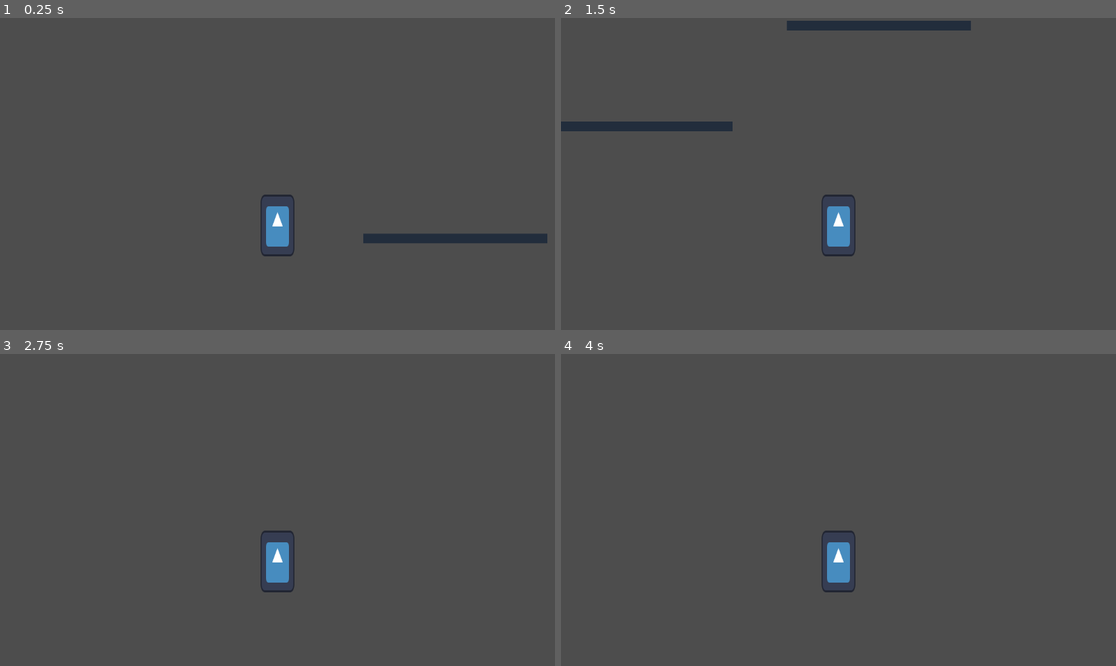
Above: before the commit, frames 1-4 (two rows, left to right).
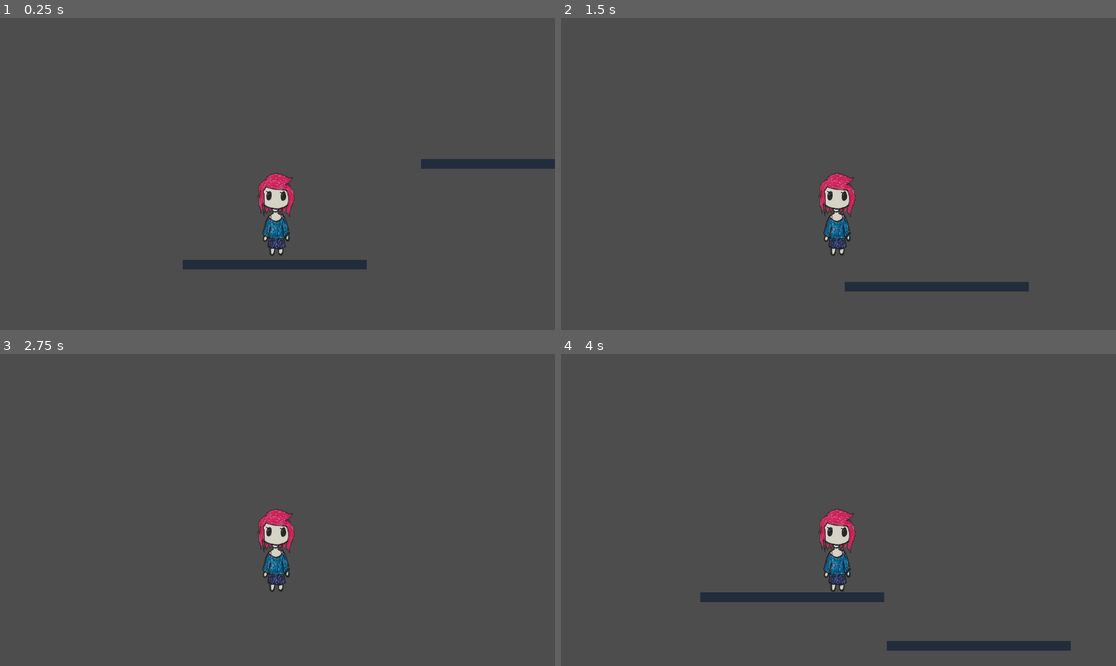
Above: after the commit, the same moments.

Repository: avalynnw/cryptic_dreams
Game: Godot game, scene res://scenes/world.tscn
Same seed, same stepped clock (60 frames per second), same inputs: the game is played once before the commit and once after it. The engine's default icon, where the game draws it, is replaced by a stand-in: a white triangle on a blue panel in a dark square.
Inputs:
- Up to frame 1 (0.25 s): no input
- Up to frame 2 (1.5 s): hold D (move_right) from 0.53 s (still down); tap Space (jump) at 0.6, 0.77, 1.07, 1.35 s
- Up to frame 3 (2.75 s): tap Space (jump) at 1.52, 1.82, 2.1 s; release D (move_right) at 2.03 s; hold A (move_left) from 2.03 s (still down)
- Up to frame 4 (4 s): tap Enter at 2.75 s; release A (move_left) at 2.78 s; hold D (move_right) from 2.78 s (still down); tap Space (jump) at 2.85, 3.02, 3.32, 3.5, 3.6, 3.77 s

The runs differ from the first frame. In frame 1, 4.1% of the frame differs, in the area x 32-100%, y 45-81%; in frame 2, 4.3%, in the area x 0-85%, y 0-88%; in frame 3, 1.3%; in frame 4, 3.4%.

Commit message:
added scarlytt sprite

Diff:
--- a/project.godot
+++ b/project.godot
@@ -12,7 +12,7 @@
 
 config/name="cryptic_dreams"
 run/main_scene="res://scenes/world.tscn"
-config/features=PackedStringArray("4.2", "GL Compatibility")
+config/features=PackedStringArray("4.3", "GL Compatibility")
 config/icon="res://icon.svg"
 
 [editor]
@@ -24,17 +24,17 @@
 
 move_left={
 "deadzone": 0.5,
-"events": [Object(InputEventKey,"resource_local_to_scene":fa …(171 unchanged characters)… keycode":65,"key_label":0,"unicode":97,"echo":false,"script":null)
+"events": [Object(InputEventKey,"resource_local_to_scene":fa …(171 unchanged characters)… keycode":65,"key_label":0,"unicode":97,"location":0,"echo":false,"script":null)
 ]
 }
 move_right={
 "deadzone": 0.5,
-"events": [Object(InputEventKey,"resource_local_to_scene":fa …(172 unchanged characters)… eycode":68,"key_label":0,"unicode":100,"echo":false,"script":null)
+"events": [Object(InputEventKey,"resource_local_to_scene":fa …(172 unchanged characters)… eycode":68,"key_label":0,"unicode":100,"location":0,"echo":false,"script":null)
 ]
 }
 jump={
 "deadzone": 0.5,
-"events": [Object(InputEventKey,"resource_local_to_scene":fa …(171 unchanged characters)… keycode":32,"key_label":0,"unicode":32,"echo":false,"script":null)
+"events": [Object(InputEventKey,"resource_local_to_scene":fa …(171 unchanged characters)… keycode":32,"key_label":0,"unicode":32,"location":0,"echo":false,"script":null)
 ]
 }
 
--- a/scenes/player.tscn
+++ b/scenes/player.tscn
@@ -1,22 +1,22 @@
 [gd_scene load_steps=4 format=3 uid="uid://ca23sogv3emw8"]
 
 [ext_resource type="Script" path="res://scripts/player.gd" id="1_q7117"]
-[ext_resource type="Texture2D" uid="uid://b3pols56ga5b5" path="res://icon.svg" id="1_w22sb"]
+[ext_resource type="Texture2D" uid="uid://wtfo75osk0gt" path="res://imports/sprites/scarlytt_chibi.png" id="2_ofy7g"]
 
 [sub_resource type="CapsuleShape2D" id="CapsuleShape2D_bnp31"]
-radius = 34.0
-height = 126.0
+radius = 45.0
+height = 174.0
 
 [node name="Player" type="CharacterBody2D"]
 script = ExtResource("1_q7117")
 
 [node name="Sprite2D" type="Sprite2D" parent="."]
-position = Vector2(0, -64)
-scale = Vector2(0.546875, 1)
-texture = ExtResource("1_w22sb")
+position = Vector2(-1.72853e-06, -87)
+scale = Vector2(0.494845, 0.503856)
+texture = ExtResource("2_ofy7g")
 
 [node name="CollisionShape2D" type="CollisionShape2D" parent="."]
-position = Vector2(-1, -65)
+position = Vector2(0, -87)
 shape = SubResource("CapsuleShape2D_bnp31")
 
 [node name="Camera2D" type="Camera2D" parent="."]
--- a/scenes/world.tscn
+++ b/scenes/world.tscn
@@ -11,8 +11,7 @@
 [node name="World" type="Node2D"]
 
 [node name="Player" parent="." instance=ExtResource("1_npnul")]
-position = Vector2(554, 324)
-gravity = 400
+position = Vector2(434, 469)
 
 [node name="platform" type="StaticBody2D" parent="."]
 position = Vector2(369, 509)
@@ -39,3 +38,29 @@
 [node name="CollisionShape2D" type="CollisionShape2D" parent="platform2"]
 position = Vector2(59, 0)
 shape = SubResource("RectangleShape2D_moybb")
+
+[node name="platform3" type="StaticBody2D" parent="."]
+position = Vector2(1251, 401)
+
+[node name="MeshInstance2D" type="MeshInstance2D" parent="platform3"]
+modulate = Color(0.133333, 0.176471, 0.235294, 1)
+position = Vector2(59, 0)
+scale = Vector2(0.764, 1)
+mesh = SubResource("QuadMesh_xsjx4")
+
+[node name="CollisionShape2D" type="CollisionShape2D" parent="platform3"]
+position = Vector2(59, 0)
+shape = SubResource("RectangleShape2D_moybb")
+
+[node name="platform4" type="StaticBody2D" parent="."]
+position = Vector2(721, 656)
+
+[node name="MeshInstance2D" type="MeshInstance2D" parent="platform4"]
+modulate = Color(0.133333, 0.176471, 0.235294, 1)
+position = Vector2(59, 0)
+scale = Vector2(0.764, 1)
+mesh = SubResource("QuadMesh_xsjx4")
+
+[node name="CollisionShape2D" type="CollisionShape2D" parent="platform4"]
+position = Vector2(59, 0)
+shape = SubResource("RectangleShape2D_moybb")
--- a/scripts/player.gd
+++ b/scripts/player.gd
@@ -3,8 +3,8 @@
 # set player speed
 
 @export var speed = 300.0
-@export var jump_velocity = 500.0
-@export var gravity = 400
+@export var jump_velocity = 600.0
+@export var gravity = 700
 
 
 # Get the gravity from the project settings to be synced with RigidBody nodes.
Binary file added: imports/sprites/scarlytt_chibi.png
Not shown, added: imports/sprites/scarlytt_chibi.png.import
Not shown, added: .DS_Store
Not shown, added: imports/.DS_Store
